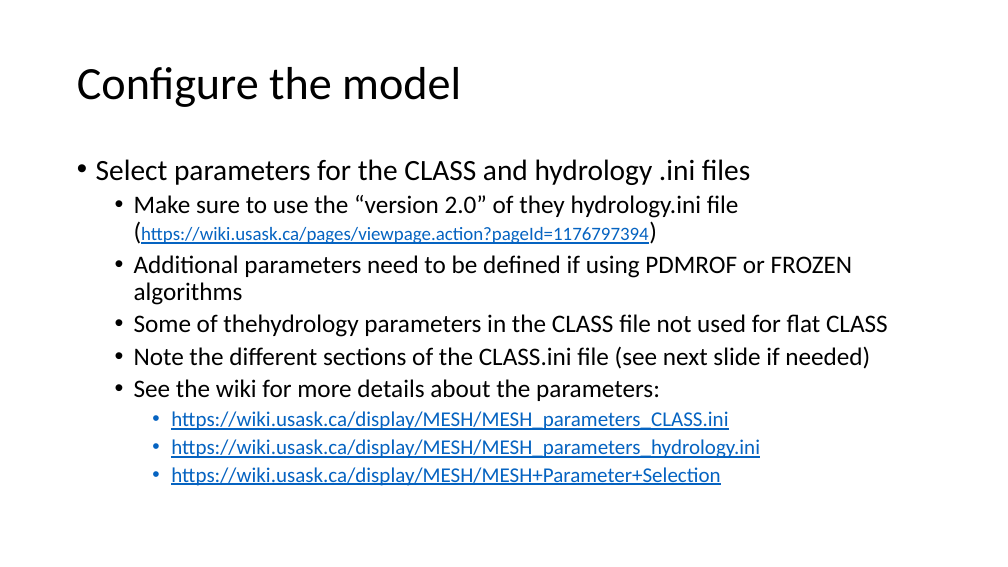
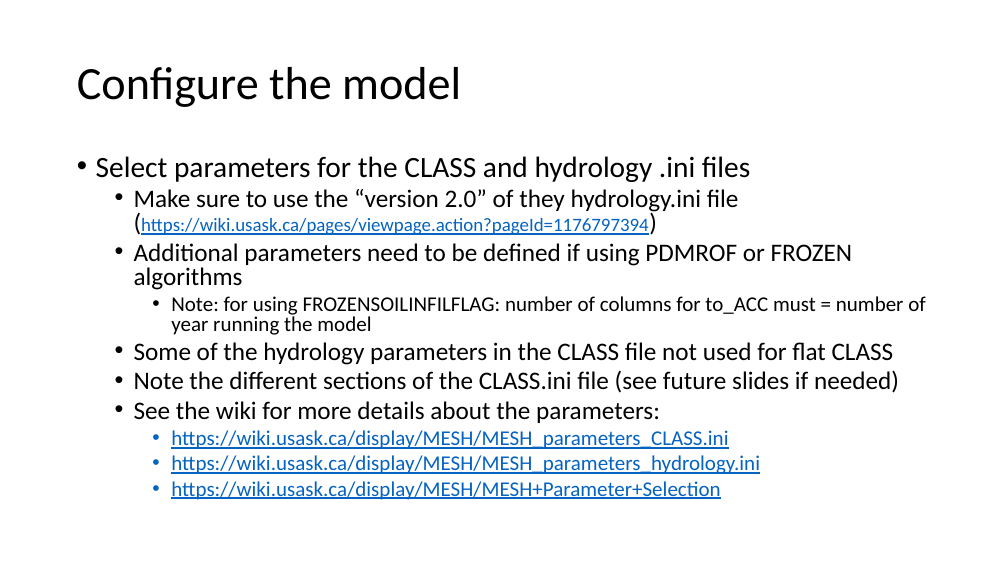
Before and after one commit to MESH-Model/MESH_Whitegull, a slide deck: slide 5 of Presentations/White Gull Creek MESH Point Scale Configuration.pptx. Drawn at 1008x567 pixels with LibreOffice and Linux fonts; fonts in the diff are those of the drawing. Boxes give left, top, right and bottom in pixels: in the first picture for what was removed or moved away, otherwise in the second. Text is boxed around its words. In the diff, an @@ line names an element or a change of style, - is before the commit and + after.

Commit message:
Update exercise ppt and run_mesh script

```diff
--- a/Presentations/White Gull Creek MESH Point Scale Configuration.pptx
+++ b/Presentations/White Gull Creek MESH Point Scale Configuration.pptx
@@ text at [96,156,853,500]: line spacing 0.9 to 0.8 @@
@@ text at [134,296,926,393]: text changed @@
-  • Some of thehydrology parameters in the CLASS file not used for flat CLASS
-  • Note the different sections of the CLASS.ini file (see next slide if needed)
+    • Note: for using FROZENSOILINFILFLAG: number of columns for to_ACC must = number of year running the model
+  • Some of the hydrology parameters in the CLASS file not used for flat CLASS
+  • Note the different sections of the CLASS.ini file (see future slides if needed)
```
Also in this commit, not shown: 4 other slides changed, 1 slide added, 1 other file.
